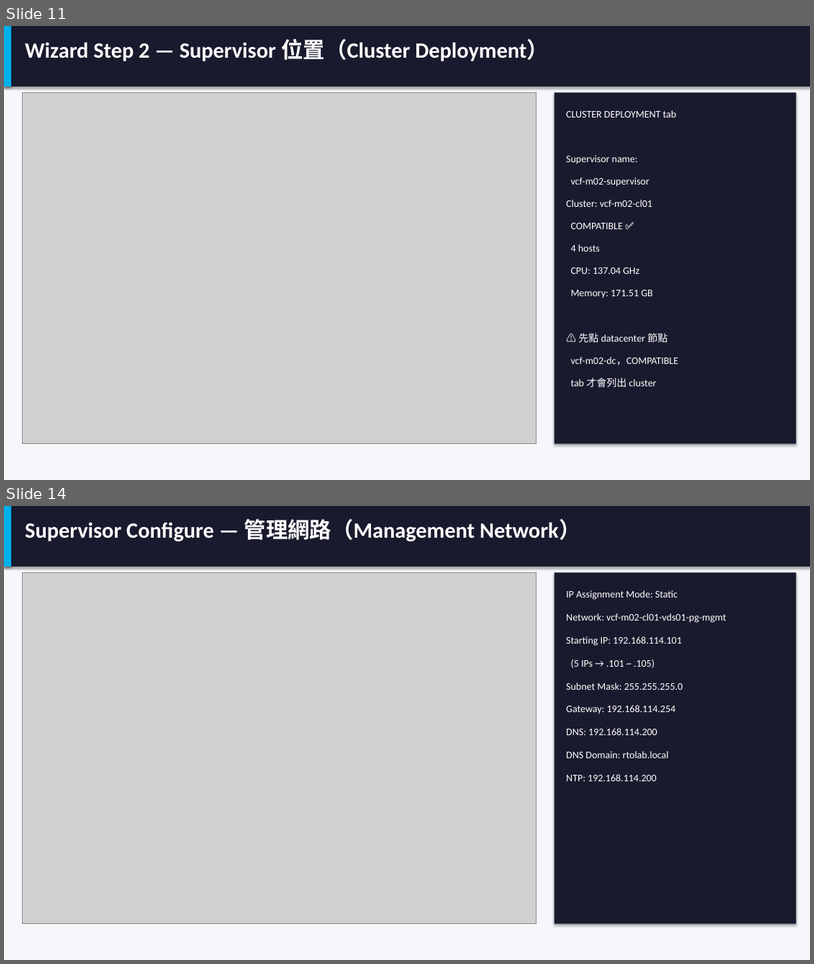
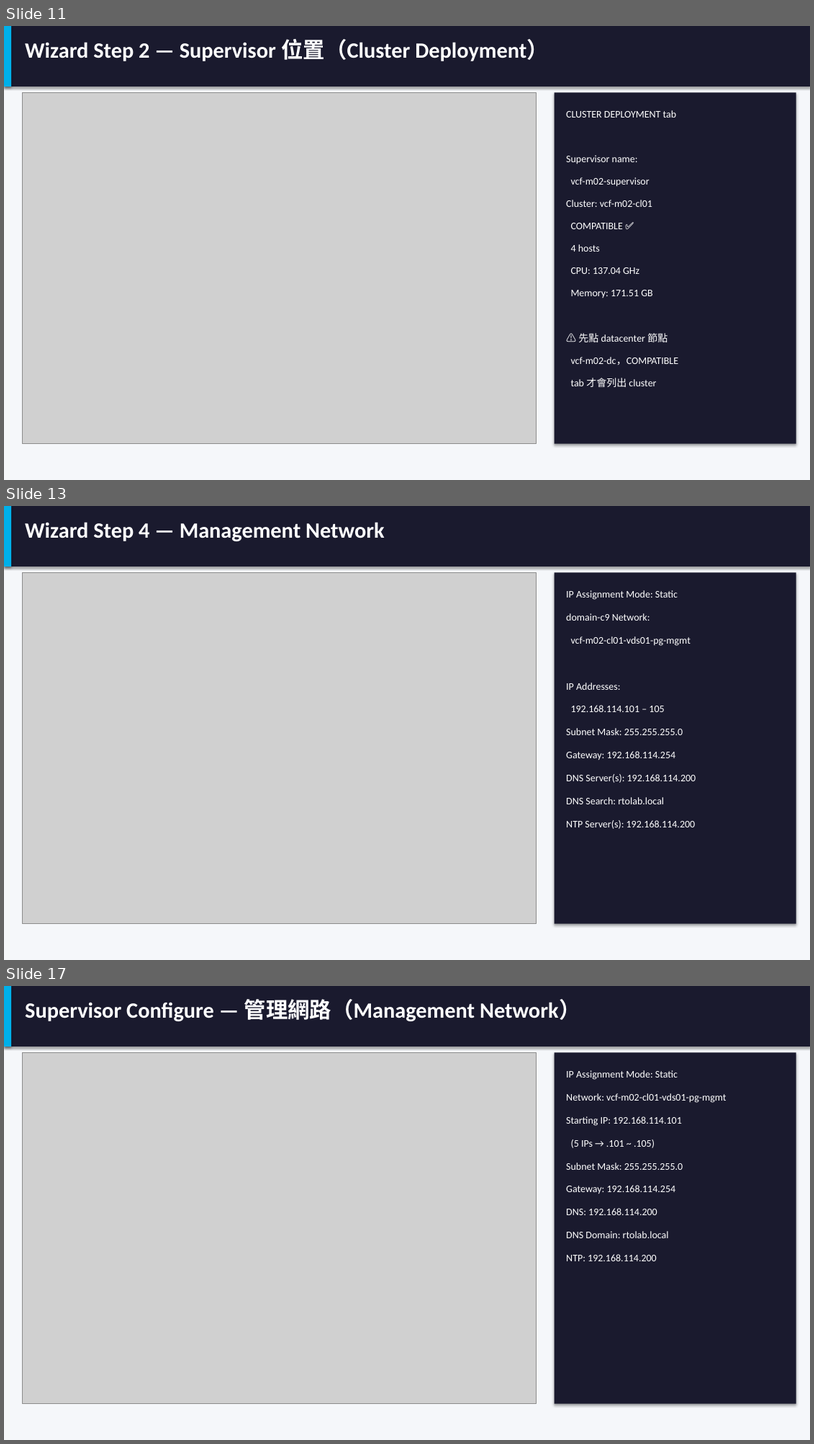
Before and after one commit to kostenyang/vcf9.1vks, a slide deck: VKS-on-VCF91.pptx. Shown one above the other, each under a label of ours: slides 11 and 14 before the commit, slides 11, 13 and 17 after it; the slides between them are not shown. The pictures are 814x964 and 814x1444 pixels, drawn with LibreOffice and Linux fonts; fonts in the diff are those of the drawing; grey boxes stand for pictures. Boxes give left, top, right and bottom in pixels: in the first picture for what was removed or moved away, otherwise in the second. Text is boxed around its words. In the diff, an @@ line names an element or a change of style, - is before the commit and + after.

```diff
--- a/VKS-on-VCF91.pptx
+++ b/VKS-on-VCF91.pptx
@@ slide 13 added at [4,506,810,960], background #FFFFFF @@
@@ rectangle added at [4,506,810,960], fill #F5F7FA @@
@@ rectangle added at [4,506,810,566], fill #1A1A2E @@
@@ rectangle added at [4,506,11,566], fill #00B0EA @@
@@ text added at [25,522,385,541], 26 pt, text #FFFFFF, bold @@
+Wizard Step 4 — Management Network
@@ picture added at [22,572,536,924] @@
@@ rectangle added at [555,572,797,924], fill #1A1A2E @@
@@ text added at [566,590,678,600], 12 pt, text #FFFFFF @@
+IP Assignment Mode: Static
@@ text added at [566,613,651,620], 12 pt, text #FFFFFF @@
+domain-c9 Network:
@@ text added at [571,636,691,646], 12 pt, text #FFFFFF @@
+vcf-m02-cl01-vds01-pg-mgmt
@@ text added at [566,682,620,690], 12 pt, text #FFFFFF @@
+IP Addresses:
@@ text added at [571,705,664,712], 12 pt, text #FFFFFF @@
+192.168.114.101 – 105
@@ text added at [566,728,683,735], 12 pt, text #FFFFFF @@
+Subnet Mask: 255.255.255.0
@@ text added at [566,751,676,760], 12 pt, text #FFFFFF @@
+Gateway: 192.168.114.254
@@ text added at [566,774,697,782], 12 pt, text #FFFFFF @@
+DNS Server(s): 192.168.114.200
@@ text added at [566,797,664,804], 12 pt, text #FFFFFF @@
+DNS Search: rtolab.local
@@ text added at [566,820,696,829], 12 pt, text #FFFFFF @@
+NTP Server(s): 192.168.114.200
@@ what was slide 14 is now slide 17 @@
```
Also in this commit, not shown: 3 slides changed, 3 other slides added, 1 slide removed, 8 other files.
